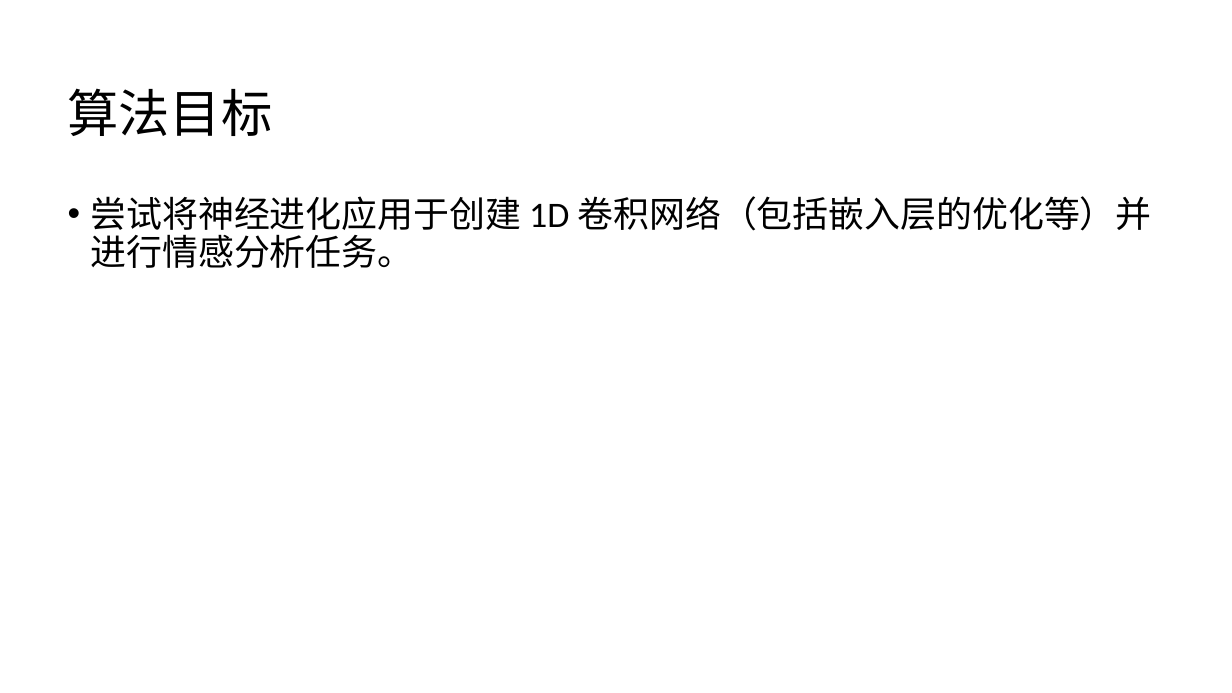
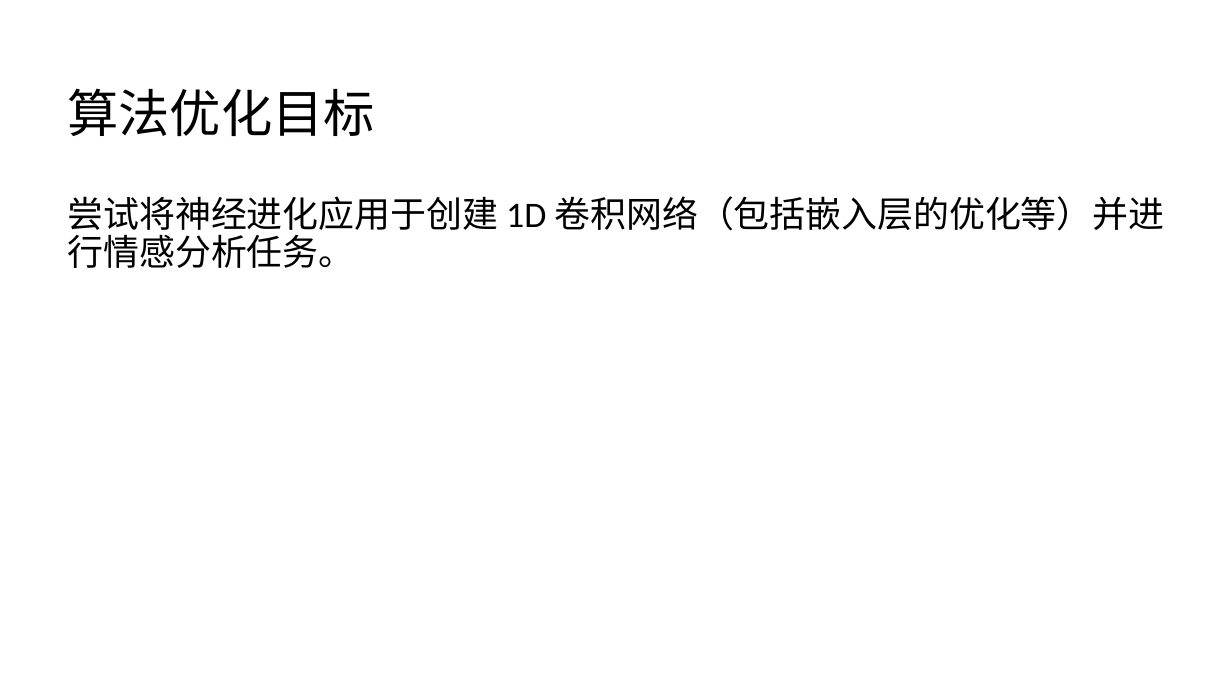
Before and after one commit to likaihz/EAS, a slide deck: slide 3 of linzepei/slides.pptx (slide 4 before the commit). Drawn at 1232x693 pixels with LibreOffice and Linux fonts; fonts in the diff are those of the drawing. Boxes give left, top, right and bottom in pixels: in the first picture for what was removed or moved away, otherwise in the second. Text is boxed around its words. In the diff, an @@ line names an element or a change of style, - is before the commit and + after.

```diff
--- a/linzepei/slides.pptx
+++ b/linzepei/slides.pptx
@@ text at (67, 88, 375, 136): text changed @@
-算法目标
+算法优化目标
@@ text "尝试将神经进化应用于创建 1D 卷积网络（包括嵌入层的优化等）并进行情感分析任务。" at (68, 196, 1165, 268): bullet • to none @@
```
Also in this commit, not shown: 1 other slide changed, 1 slide added, 4 slides removed.
